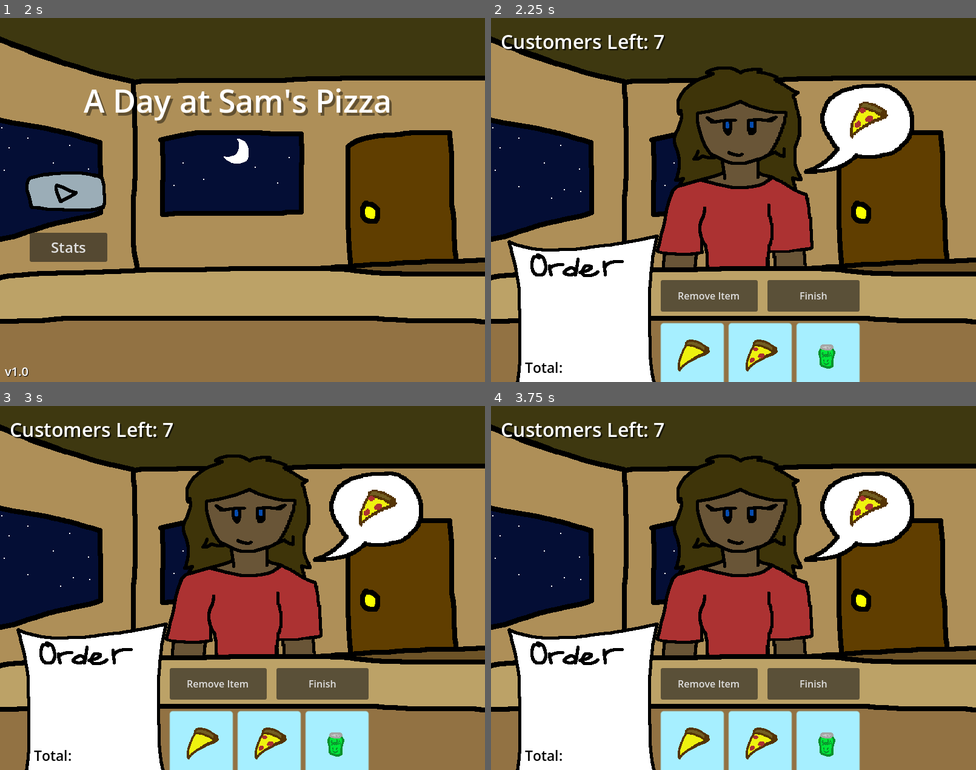
Above: before the commit, frames 1-4 (two rows, left to right).
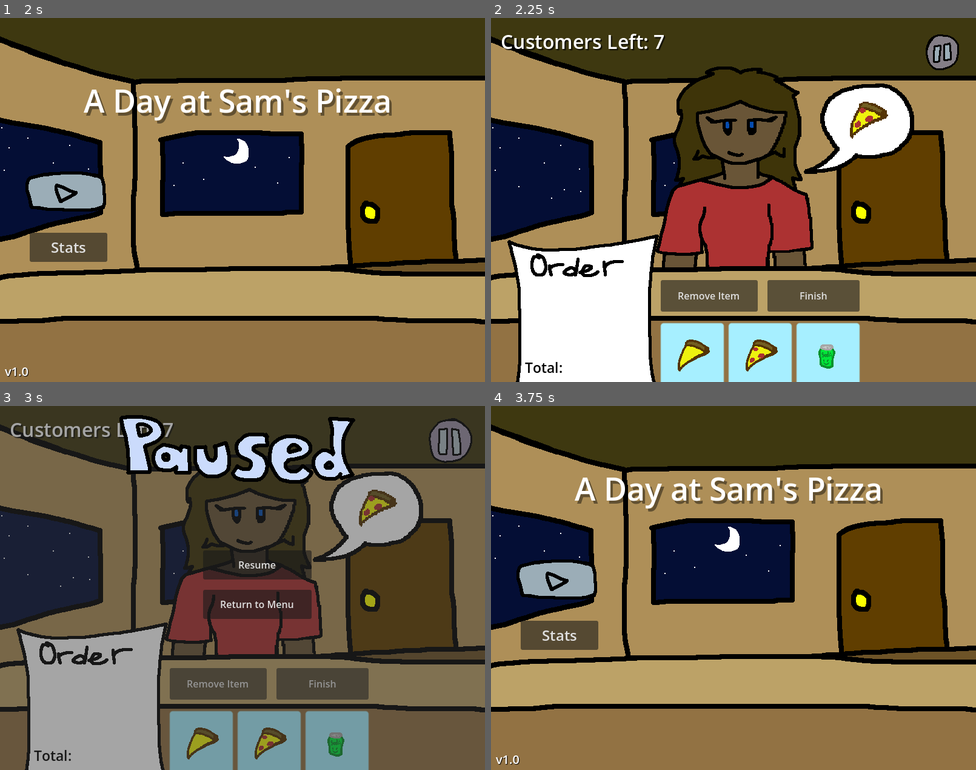
Above: after the commit, the same moments.

Repository: CollectorDev09/Sams-Pizza
Game: Godot game, scene res://scenes/menu.tscn
Same seed, same stepped clock (60 frames per second), same inputs: the game is played once before the commit and once after it.
Inputs (mouse positions are in pixels of both pictures, inside the frame that each line leads up to):
- Up to frame 1 (2 s): click "Stats" at 0.5 s; click "Back" at 1.25 s
- Up to frame 2 (2.25 s): click (558, 192) at 2 s
- Up to frame 3 (3 s): click (451, 438) at 2.77 s
- Up to frame 4 (3.75 s): click (748, 602) at 3.5 s, where only the run after the commit has a clickable "Return to Menu"

Frame 1 is identical in both runs. In frame 2, 0.6% of the frame differs, in the area x 89-97%, y 4-15%; in frame 3, 59%, in the area x 0-100%, y 2-100%; in frame 4, 41%.

Commit message:
Pause Menu

Diff:
--- a/project.godot
+++ b/project.godot
@@ -12,7 +12,7 @@
 
 config/name="A Day at Sam's Pizza"
 run/main_scene="uid://ccm061yuoyhrw"
-config/features=PackedStringArray("4.6", "GL Compatibility")
+config/features=PackedStringArray("4.7", "GL Compatibility")
 config/icon="uid://mfn4hjbjoa8a"
 
 [autoload]
@@ -25,7 +25,6 @@
 window/size/viewport_width=800
 window/size/viewport_height=600
 window/stretch/mode="viewport"
-window/stretch/aspect="expand"
 window/stretch/scale_mode="integer"
 mouse_cursor/custom_image="uid://dn8wohweqas3m"
 
--- a/scenes/game.tscn
+++ b/scenes/game.tscn
@@ -15,12 +15,18 @@
 [ext_resource type="StyleBox" uid="uid://84amqjkgurww" path="res://styles/buttons/itemPressed.tres" id="14_wljb1"]
 [ext_resource type="StyleBox" uid="uid://dowuwtmrye1m5" path="res://styles/buttons/itemHover.tres" id="15_v2yb1"]
 [ext_resource type="Texture2D" uid="uid://cgshqgawvfym1" path="res://images/game/items/Cheese.png" id="16_js0lu"]
+[ext_resource type="Texture2D" uid="uid://bn2axu3gywwx1" path="res://images/ui/pausebutton/normal.png" id="17_e1j6l"]
 [ext_resource type="Texture2D" uid="uid://mfn4hjbjoa8a" path="res://images/game/items/Pepperoni.png" id="17_gxtfn"]
+[ext_resource type="Texture2D" uid="uid://bi1olis80ue2f" path="res://images/ui/pausebutton/press.png" id="18_pl11u"]
 [ext_resource type="Script" uid="uid://syrdmdu0x6ah" path="res://scripts/game/hud/itemsLabel.gd" id="18_ssvqc"]
 [ext_resource type="Texture2D" uid="uid://ukj0n2lbjdxx" path="res://images/game/items/GoldSoda.png" id="18_twgab"]
 [ext_resource type="Texture2D" uid="uid://2fjrhmf8eshr" path="res://images/game/OrderPaper.png" id="19_02fa5"]
+[ext_resource type="Texture2D" uid="uid://dglhkxp6c0qxl" path="res://images/ui/pausebutton/hover.png" id="19_bhx41"]
 [ext_resource type="AudioStream" uid="uid://clln0h12wjdjk" path="res://sounds/KeyPress.wav" id="20_1kice"]
+[ext_resource type="Texture2D" uid="uid://cuanvy0myux77" path="res://images/game/pausemenu/Paused.png" id="20_pl11u"]
+[ext_resource type="Script" uid="uid://dnai8rymcbqmo" path="res://scripts/game/PauseButton.gd" id="20_qnb83"]
 [ext_resource type="AudioStream" uid="uid://bjc0peellky3u" path="res://sounds/KewRelease.wav" id="21_5newe"]
+[ext_resource type="Script" uid="uid://j1u7qvs1k5m1" path="res://scripts/game/GotoMenu.gd" id="21_bhx41"]
 
 [sub_resource type="AtlasTexture" id="AtlasTexture_5newe"]
 atlas = ExtResource("9_qnb83")
@@ -48,7 +54,7 @@
 "duration": 1.0,
 "texture": SubResource("AtlasTexture_5newe")
 }],
-"loop": true,
+"loop": 1,
 "name": &"0",
 "speed": 5.0
 }, {
@@ -56,7 +62,7 @@
 "duration": 1.0,
 "texture": SubResource("AtlasTexture_37s47")
 }],
-"loop": true,
+"loop": 1,
 "name": &"02",
 "speed": 5.0
 }, {
@@ -64,7 +70,7 @@
 "duration": 1.0,
 "texture": SubResource("AtlasTexture_bt5mj")
 }],
-"loop": true,
+"loop": 1,
 "name": &"1",
 "speed": 5.0
 }, {
@@ -72,7 +78,7 @@
 "duration": 1.0,
 "texture": SubResource("AtlasTexture_pm3ni")
 }],
-"loop": true,
+"loop": 1,
 "name": &"12",
 "speed": 5.0
 }, {
@@ -80,7 +86,7 @@
 "duration": 1.0,
 "texture": SubResource("AtlasTexture_e1j6l")
 }],
-"loop": true,
+"loop": 1,
 "name": &"2",
 "speed": 5.0
 }]
@@ -101,6 +107,7 @@
 
 [node name="Customer" parent="BG" unique_id=1781323985 instance=ExtResource("4_rysoc")]
 position = Vector2(408, 240)
+animation = &"Jonathan"
 
 [node name="Desk" type="Sprite2D" parent="BG" unique_id=1800753090]
 position = Vector2(0, 390)
@@ -211,6 +218,45 @@
 theme_override_colors/font_color = Color(0, 0, 0, 1)
 theme_override_font_sizes/font_size = 23
 text = "Total:"
+
+[node name="PauseButton" type="TextureButton" parent="MainHUD" unique_id=1905623714]
+offset_left = 704.0
+offset_top = 16.0
+offset_right = 784.0
+offset_bottom = 96.0
+texture_normal = ExtResource("17_e1j6l")
+texture_pressed = ExtResource("18_pl11u")
+texture_hover = ExtResource("19_bhx41")
+script = ExtResource("20_qnb83")
+
+[node name="PauseHUD" type="CanvasLayer" parent="." unique_id=1029629612]
+visible = false
+
+[node name="BG" type="ColorRect" parent="PauseHUD" unique_id=170026441]
+offset_left = -320.0
+offset_top = -200.0
+offset_right = 1272.0
+offset_bottom = 832.0
+color = Color(0.20511726, 0.2051175, 0.20511737, 0.44313726)
+
+[node name="Paused" type="Sprite2D" parent="PauseHUD" unique_id=1810010727]
+position = Vector2(393, 70)
+texture = ExtResource("20_pl11u")
+
+[node name="GoBack" type="Button" parent="PauseHUD" unique_id=635943427]
+offset_left = 335.0
+offset_top = 303.0
+offset_right = 514.0
+offset_bottom = 351.0
+text = "Return to Menu"
+script = ExtResource("21_bhx41")
+
+[node name="Resume" type="Button" parent="PauseHUD" unique_id=2072298703]
+offset_left = 335.0
+offset_top = 238.0
+offset_right = 514.0
+offset_bottom = 286.0
+text = "Resume"
 
 [node name="StatsHUD" type="CanvasLayer" parent="." unique_id=828023848]
 visible = false
@@ -295,5 +341,8 @@
 [connection signal="button_down" from="MainHUD/FinishButton" to="MainHUD" method="press"]
 [connection signal="button_up" from="MainHUD/FinishButton" to="MainHUD" method="release"]
 [connection signal="pressed" from="MainHUD/FinishButton" to="." method="finish"]
+[connection signal="pressed" from="MainHUD/PauseButton" to="MainHUD/PauseButton" method="pressed"]
+[connection signal="pressed" from="PauseHUD/GoBack" to="PauseHUD/GoBack" method="pressed"]
+[connection signal="pressed" from="PauseHUD/Resume" to="MainHUD/PauseButton" method="_on_resume_pressed"]
 [connection signal="pressed" from="StatsHUD/MainMenuButton" to="StatsHUD/MainMenuButton" method="_pressed"]
 [connection signal="pressed" from="StatsHUD/PlayAgainButton" to="StatsHUD/PlayAgainButton" method="_pressed"]
--- a/scenes/game/customer.tscn
+++ b/scenes/game/customer.tscn
@@ -1,5 +1,6 @@
 [gd_scene format=3 uid="uid://34qho0jjl14w"]
 
+[ext_resource type="Texture2D" uid="uid://behiwbar2h1l8" path="res://images/game/characters/Eden.png" id="1_23hsc"]
 [ext_resource type="Texture2D" uid="uid://bya72yyly668f" path="res://images/game/characters/Jonathan.png" id="1_xnvoa"]
 [ext_resource type="Texture2D" uid="uid://btxa4nxsrh30y" path="res://images/game/characters/Macy.png" id="2_23hsc"]
 [ext_resource type="Texture2D" uid="uid://cncr4xv1mqdwh" path="res://images/game/characters/Star.png" id="3_rk0yi"]
@@ -8,9 +9,17 @@
 animations = [{
 "frames": [{
 "duration": 1.0,
+"texture": ExtResource("1_23hsc")
+}],
+"loop": 1,
+"name": &"Eden",
+"speed": 5.0
+}, {
+"frames": [{
+"duration": 1.0,
 "texture": ExtResource("1_xnvoa")
 }],
-"loop": true,
+"loop": 1,
 "name": &"Jonathan",
 "speed": 5.0
 }, {
@@ -18,7 +27,7 @@
 "duration": 1.0,
 "texture": ExtResource("2_23hsc")
 }],
-"loop": true,
+"loop": 1,
 "name": &"Macy",
 "speed": 5.0
 }, {
@@ -26,11 +35,11 @@
 "duration": 1.0,
 "texture": ExtResource("3_rk0yi")
 }],
-"loop": true,
+"loop": 1,
 "name": &"Star",
 "speed": 5.0
 }]
 
 [node name="Customer" type="AnimatedSprite2D" unique_id=1781323985]
 sprite_frames = SubResource("SpriteFrames_jbj1t")
-animation = &"Macy"
+animation = &"Eden"
--- a/scripts/game/Customer.gd
+++ b/scripts/game/Customer.gd
@@ -8,7 +8,7 @@
 var lastOrder: String
 var randomOrderNumber: int
 
-var customerNames = ["Jonathan", "Macy", "Star"]
+var customerNames = ["Jonathan", "Macy", "Star", "Eden"]
 var customerName: String = ""
 
 var previousName: String = ""
--- /dev/null
+++ b/scripts/game/GotoMenu.gd
@@ -0,0 +1,15 @@
+extends Button
+
+
+# Called when the node enters the scene tree for the first time.
+func _ready() -> void:
+	pass # Replace with function body.
+
+
+# Called every frame. 'delta' is the elapsed time since the previous frame.
+func _process(delta: float) -> void:
+	pass
+
+
+func pressed() -> void:
+	get_tree().change_scene_to_file("res://scenes/menu.tscn")
--- /dev/null
+++ b/scripts/game/PauseButton.gd
@@ -0,0 +1,26 @@
+extends TextureButton
+@onready var pauseHUD: CanvasLayer = $"../../PauseHUD"
+@onready var paused: bool = false
+
+# Called when the node enters the scene tree for the first time.
+func _ready() -> void:
+	pass # Replace with function body.
+
+
+# Called every frame. 'delta' is the elapsed time since the previous frame.
+func _process(delta: float) -> void:
+	pass
+
+
+func pressed() -> void:
+	paused = !paused
+
+	if (paused):
+		pauseHUD.show()
+	else:
+		pauseHUD.hide()
+
+
+func _on_resume_pressed() -> void:
+	paused = false
+	pauseHUD.hide()
Binary file added: images/game/characters/Eden.png
Not shown, added: images/game/characters/Eden.png.import
Binary file added: images/game/pausemenu/Paused.png
Not shown, added: images/game/pausemenu/Paused.png.import
Binary file added: images/ui/pausebutton/hover.png
Not shown, added: images/ui/pausebutton/hover.png.import
Binary file added: images/ui/pausebutton/normal.png
Not shown, added: images/ui/pausebutton/normal.png.import
Binary file added: images/ui/pausebutton/press.png
Not shown, added: images/ui/pausebutton/press.png.import
Not shown, added: scripts/game/GotoMenu.gd.uid
Not shown, added: scripts/game/PauseButton.gd.uid
